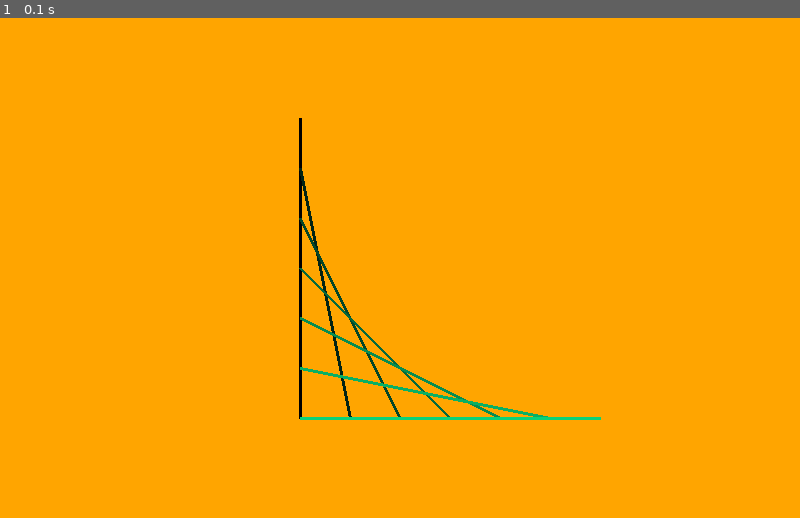
Above: before the commit, frame 1.
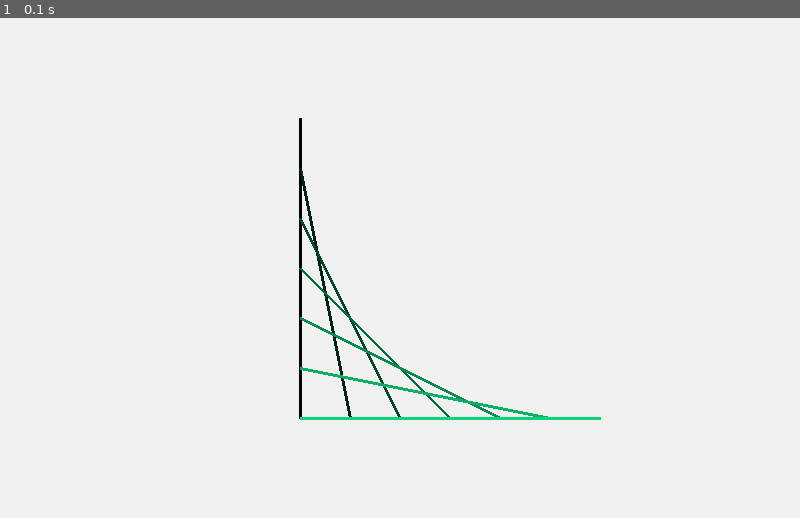
Above: after the commit, the same moment.

Repository: cumbinar/pygame-001
Game: pygame game, started from multilineas.py
The game is run twice, just before and just after one commit, with the same random seed, the same clock (stepped at 60 frames per second) and the same inputs.
Inputs:
- Up to frame 1 (0.1 s): no input

The runs differ from the first frame. In frame 1, 99% of the frame differs, in the area x 0-100%, y 0-100%.

Commit message:
dibujo de líneas por iteración, cambio de color ventana

Diff:
--- a/multilineas.py
+++ b/multilineas.py
@@ -13,11 +13,12 @@
 colorDos = pygame.Color(255, 165, 0)
 colorTres = pygame.Color(255, 0, 68)
 colorCuatro = pygame.Color(0, 0, 0)
+colorCinco = pygame.Color(240, 240, 240)
 #pygame.draw.line(ventana, color, (100,100),(600,400), 5) #método dibujar línea, ventana,color coordenadas
 
 
 while True:
-    ventana.fill(colorDos)  # pinta la ventana con el color definido
+    ventana.fill(colorCinco)  # pinta la ventana con el color definido
     # método dibujar línea, ventana,color coordenadas
     dibujar = 7
     xi = 300
